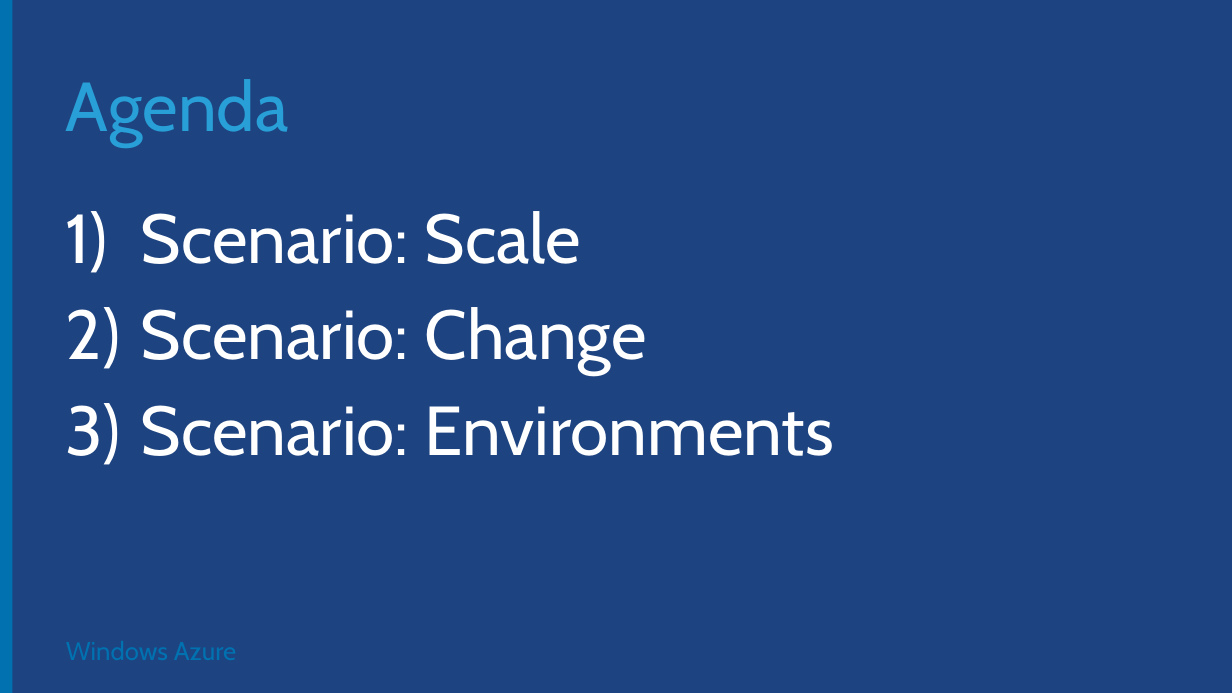
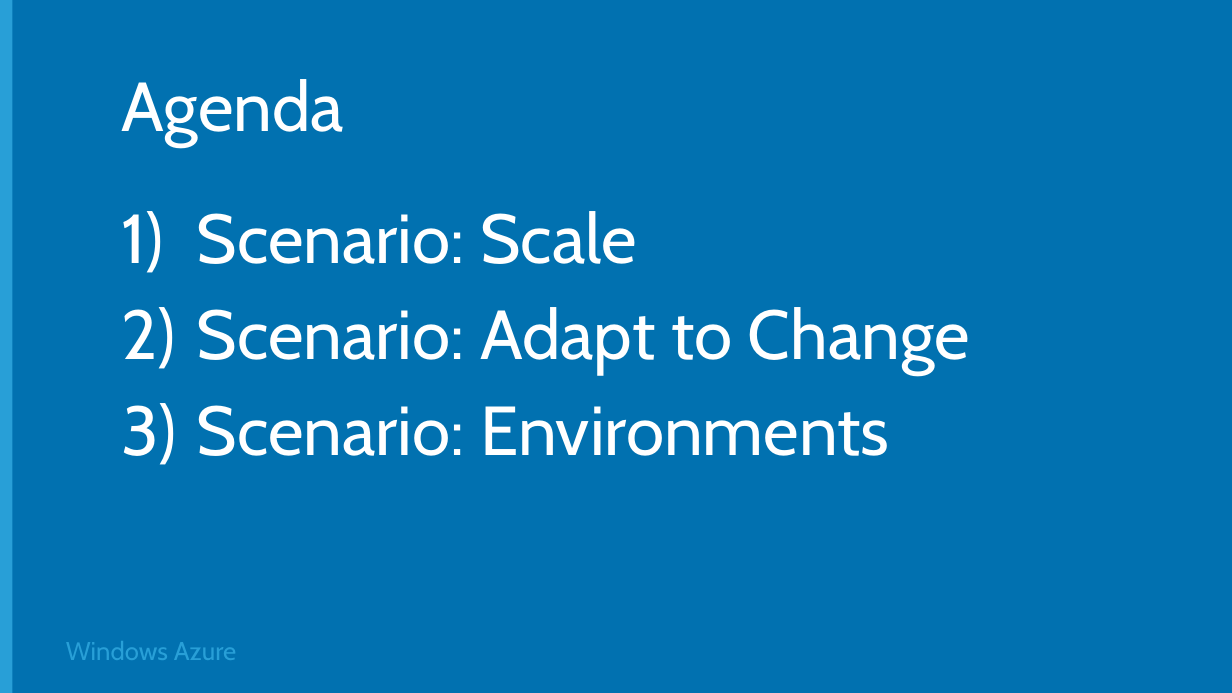
Before and after one commit to Microsoft-Web/DECK-ASPNET-in-Production, a slide deck: slide 2 of 6-ASPNET-in-Production.pptx. Drawn at 1232x693 pixels with LibreOffice and Linux fonts; fonts in the diff are those of the drawing; background and template pictures are left out. Boxes give left, top, right and bottom in pixels: in the first picture for what was removed or moved away, otherwise in the second. Text is boxed around its words. In the diff, an @@ line names an element or a change of style, - is before the commit and + after.

Commit message:
updated deck

```diff
--- a/6-ASPNET-in-Production.pptx
+++ b/6-ASPNET-in-Production.pptx
@@ background #1D4380 to #0171B0 @@
@@ rectangle at (0,0,12,693): fill #0171B0 to #289FD7 @@
@@ title "Agenda": place and size @@
-title "Agenda" at (66,79,289,147)
+title "Agenda" at (122,79,345,147)
@@ title "Agenda" at (122,79,345,147): text colour #289FD7 to #FFFFFF @@
@@ text "Scenario: Scale": place and size @@
-text "Scenario: Scale" at (141,211,834,456)
+text "Scenario: Scale" at (197,211,970,456)
@@ text at (197,307,970,375): text changed @@
-2) Scenario: Change
+2) Scenario: Adapt to Change
@@ text "Windows Azure" at (66,641,236,660): text colour #0171B0 to #289FD7 @@
```
Also in this commit, not shown: 2 slides added, 8 slides removed, 1 other file.
